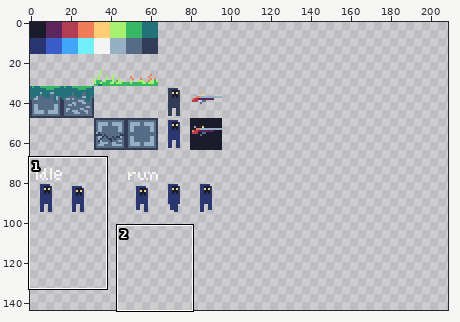
One commit to this pixel-art file: assets/assets_00.aseprite. The picture above shows the old version from afar; the outline marks the close-up.
Close-up. The starting point:
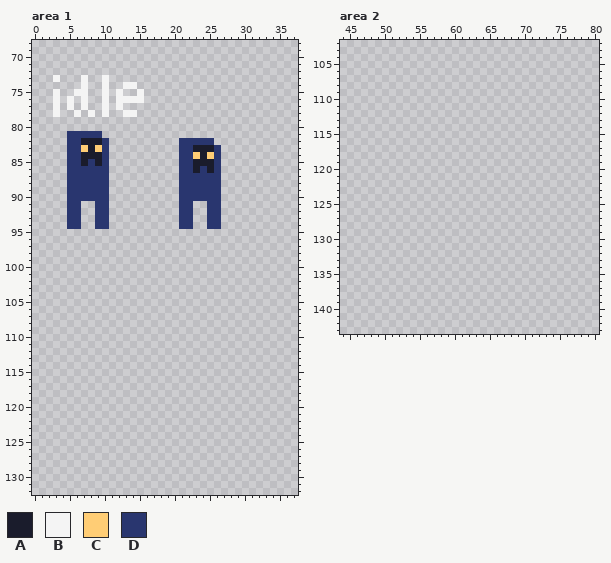
320x160 pixels, 1 frame. Shown: area 1: x 0..37, y 68..132; area 2: x 44..80, y 102..143. The wide view leaves out empty margins. The commit also changed other parts of the picture, which this record leaves out.
Palette (. is transparent): A #1a1c2c  B #f4f4f4  C #ffcd75  D #29366f
Pixels before, area 1 (only the part around the change), first column x 0:
 68 ......................................
 69 ......................................
 70 ......................................
 71 ......................................
 72 ......................................
 73 ...B...B..B...........................
 74 .......B..B..BB.......................
 75 ...B..BB..B.B..B......................
 76 ...B.B.B..B.BBBB......................
 77 ...B.B.B..B.B.........................
 78 ...B..B.B.B..BB.......................
 79 ......................................
 80 ......................................
 81 .....DDDDD............................
 82 .....DDAAAD..........DDDDD............
 83 .....DDCACD..........DDAAAD...........
 84 .....DDAAAD..........DDCACD...........
 85 .....DDADAD..........DDAAAD...........
 86 .....DDDDDD..........DDADAD...........
 87 .....DDDDDD..........DDDDDD...........
 88 .....DDDDDD..........DDDDDD...........
 89 .....DDDDDD..........DDDDDD...........
 90 .....DDDDDD..........DDDDDD...........
 91 .....DD..DD..........DD..DD...........
 92 .....DD..DD..........DD..DD...........
 93 .....DD..DD..........DD..DD...........
 94 .....DD..DD..........DD..DD...........
 95 ......................................
 96 ......................................
 97 ......................................
 98 ......................................
 99 ......................................
100 ......................................
101 ......................................
102 ......................................
103 ......................................
104 ......................................
105 ......................................
106 ......................................
107 ......................................
108 ......................................
109 ......................................
110 ......................................
111 ......................................
112 ......................................
113 ......................................
114 ......................................
115 ......................................
116 ......................................
117 ......................................
118 ......................................
119 ......................................
120 ......................................
121 ......................................
122 ......................................
123 ......................................
124 ......................................
125 ......................................
126 ......................................
127 ......................................
128 ......................................
129 ......................................
130 ......................................
131 ......................................
132 ......................................
And afterwards:
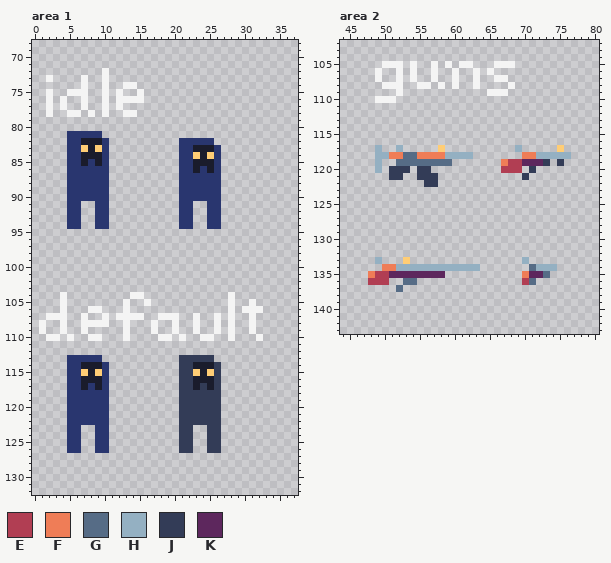
Colours new in this view: E #b13e53  F #ef7d57  G #566c86  H #94b0c2  J #333c57  K #5d275d
Diff:
Changed rows in their new state; - is an unchanged pixel.
Area 1:
first column x 2:
 72 --------B
 73 B.-------
 75 B.-B-----
 76 B.B.-----
 77 B.B.-----
 78 B.-B-----
first column x 1:
104 ---B---------BB------------B----
105 ---B--------B--B-----------B--B-
106 ---B---BB---B--------------B-BBB
107 -BBB--B--B-BBBB--BBB--B--B-B--B-
108 B--B--BBBB--B---B--B--B--B-B--B-
109 B--B--B-----B---B--B--B--B-B--B-
110 -BB-B--BB---B----BB-B--BB--B---B
113 ----DDDDD-----------JJJJJ-------
114 ----DDAAAD----------JJAAAJ------
115 ----DDCACD----------JJCACJ------
116 ----DDAAAD----------JJAAAJ------
117 ----DDADAD----------JJAJAJ------
118 ----DDDDDD----------JJJJJJ------
119 ----DDDDDD----------JJJJJJ------
120 ----DDDDDD----------JJJJJJ------
121 ----DDDDDD----------JJJJJJ------
122 ----DDDDDD----------JJJJJJ------
123 ----DD--DD----------JJ--JJ------
124 ----DD--DD----------JJ--JJ------
125 ----DD--DD----------JJ--JJ------
126 ----DD--DD----------JJ--JJ------
Area 2:
first column x 49:
105 -BBB-B--B-B-BB---BBB
106 B--B-B--B--B--B-B---
107 B--B-B--B--B--B--BB-
108 -BBB--BB-B-B--B----B
109 ---B------------BBB-
110 BBB-----------------
first column x 49:
117 H--H-----C----------H-----C-
118 HHFFGGFFFFHHHH-------FFHHHHH
119 H--GGGGGGGG-------FEEKKKJ-J-
120 H-JJJ-JJ----------EEE-J-----
121 --JJ--JJJ------------J------
122 -------JJ-------------------
first column x 48:
133 -H---C----------------H----
134 --FFHHHHHHHHHHHH-------GHHH
135 FEEKKKKKKKK-----------FKKG-
136 EEE--GG---------------EG---
137 ----G----------------------
